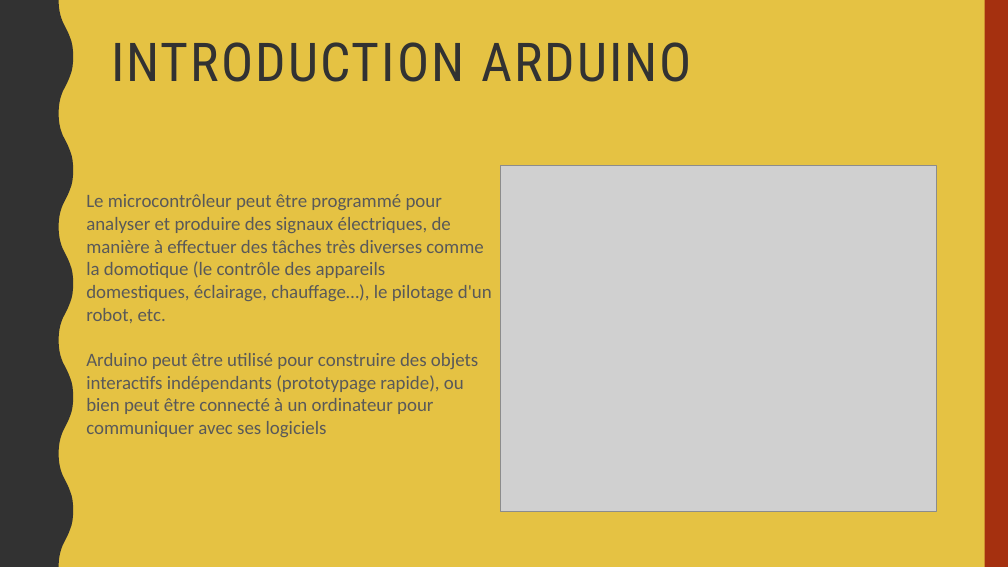
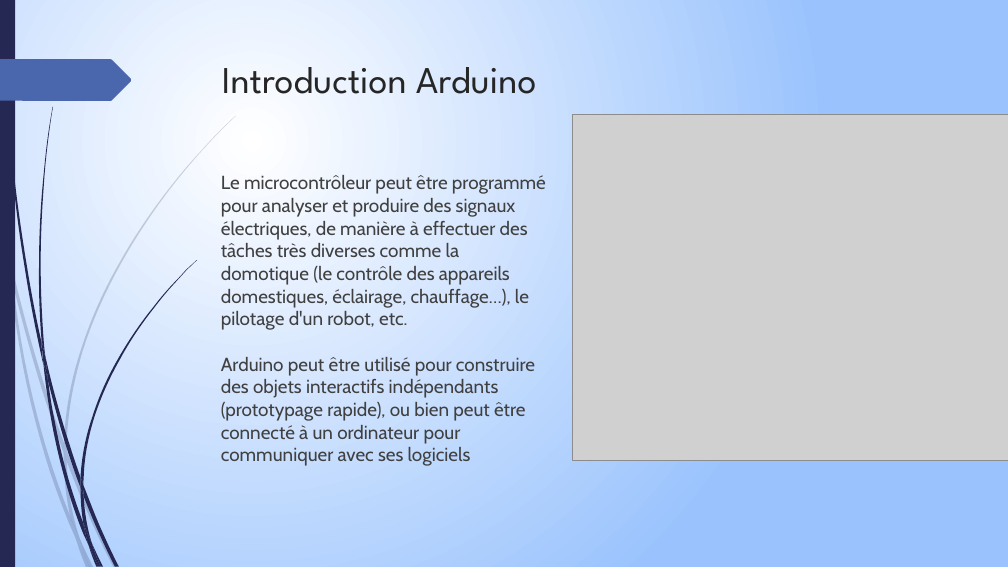
Before and after one commit to PandaPoPy/arduino_thinkcode, a slide deck: slide 5 of cours/Irondelle.pptx. Drawn at 1008x567 pixels with LibreOffice and Linux fonts; fonts in the diff are those of the drawing; grey boxes stand for pictures. Boxes give left, top, right and bottom in pixels: in the first picture for what was removed or moved away, otherwise in the second. Text is boxed around its words. In the diff, an @@ line names an element or a change of style, - is before the commit and + after.

```diff
--- a/cours/Irondelle.pptx
+++ b/cours/Irondelle.pptx
@@ background #E5C243 to gradient #FFFFFF to #9BC3FE @@
@@ freeform shape removed at bbox=[0, 0, 73, 567] @@
@@ rectangle added at bbox=[0, 0, 15, 567], fill #242852 @@
@@ rectangle removed at bbox=[985, 0, 1008, 567] @@
@@ freeform shape added at bbox=[0, 59, 132, 101], fill #4A66AC @@
@@ title at bbox=[222, 67, 536, 94]: text changed; size 51 to 36 pt; font Roboto Condensed to League Spartan; text colour #323232 to #262626 @@
-INTRODUCTION ARDUINO
+Introduction Arduino
@@ picture: place and size @@
-picture at bbox=[501, 166, 936, 512]
+picture at bbox=[572, 114, 1008, 461]
@@ text "Le microcontrôleur peut être programmé ...": place and size @@
-text "Le microcontrôleur peut être programmé ..." at bbox=[86, 194, 492, 437]
+text "Le microcontrôleur peut être programmé ..." at bbox=[221, 175, 546, 466]
@@ text "Le microcontrôleur peut être programmé ..." at bbox=[221, 175, 546, 466]: font Calibri to Cabin, text colour #595959 to #404040 @@
@@ group added at bbox=[0, 116, 236, 567]: 10 freeform shapes @@
@@ group added at bbox=[2, 0, 197, 567]: 12 freeform shapes @@
```
Also in this commit, not shown: 12 other slides changed.
